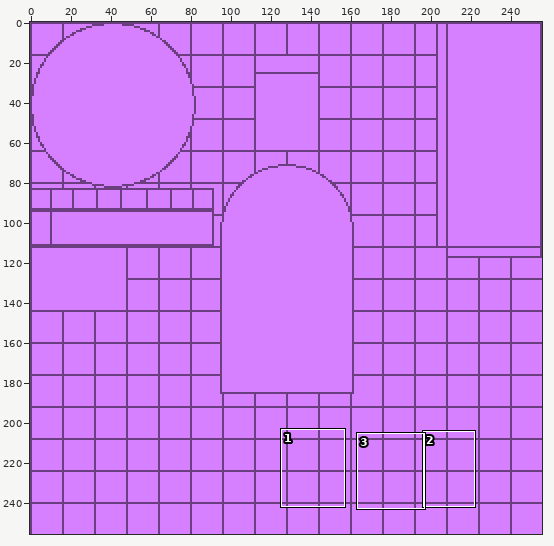
Sprite sheet -- TMF-resources/TheMinersFriend/machines/grinderStatic.png. The first picture is a wide view before the edit; the outline marks the close-up.
Close-up. As it was:
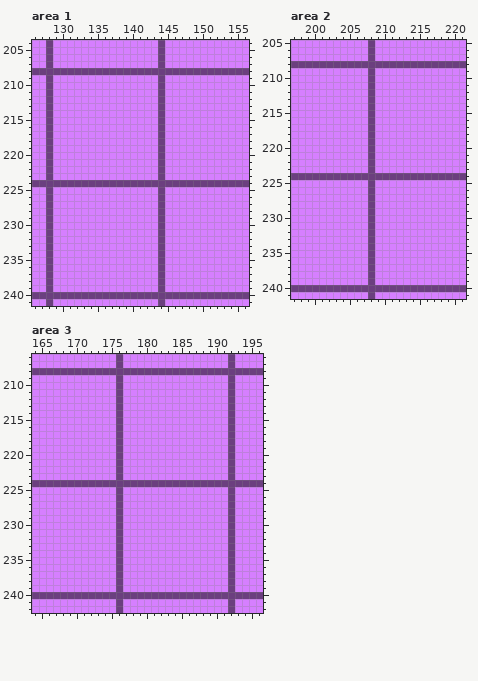
The file is 256x256 pixels. Shown: area 1: x 126..156, y 204..241; area 2: x 197..221, y 205..241; area 3: x 164..196, y 206..242. The commit also changed other parts of the picture, which this record leaves out.
After the commit:
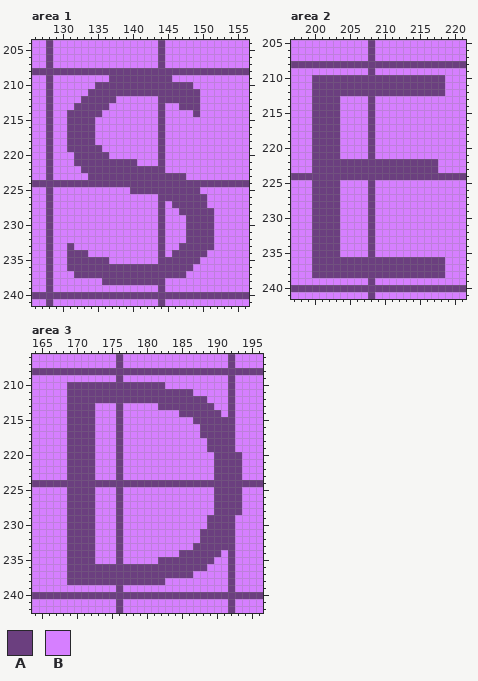
Palette (. is transparent): A #6b3f7f  B #d67fff
What changed:
Area 1:
The author changed colour B to colour A in row 209 at x 137 to 143 and 145; in row 210 at x 135 to 143 and 145 to 148; in row 211 at x 134 to 143 and 145 to 149; in row 212 at x 133 to 137 and 145 to 149; in row 213 at x 132 to 136 and 147 to 149; in row 214 at x 131 to 135 and 149.
The author changed colour B to colour A in rows 215 to 218 at x 131 to 134; in row 219 at x 131 to 135; in row 220 at x 132 to 136; in row 221 at x 132 to 140; in row 222 at x 133 to 143; in row 223 at x 134 to 143 and 145 to 147.
The author changed colour B to colour A in row 225 at x 140 to 143 and 145 to 149; in row 226 at x 145 to 150; in row 227 at x 146 to 150; in row 228 at x 147 to 151; in rows 229 to 232 at x 148 to 151; in row 233 at x 131 and 147 to 151.
The author changed colour B to colour A in row 234 at x 131 to 133 and 146 to 150; in row 235 at x 131 to 136 and 145 to 149; in row 236 at x 131 to 143 and 145 to 148; in row 237 at x 132 to 143 and 145 to 147; in row 238 at x 136 to 143.
Area 2:
The author changed colour B to colour A in rows 210 to 212 at x 200 to 207 and 209 to 218; in rows 213 to 221 at x 200 to 203; in rows 222 to 223 at x 200 to 207 and 209 to 217; in rows 225 to 235 at x 200 to 203; in rows 236 to 238 at x 200 to 207 and 209 to 218.
Area 3:
The author changed colour B to colour A in row 210 at x 169 to 175 and 177 to 182; in row 211 at x 169 to 175 and 177 to 186; in row 212 at x 169 to 175 and 177 to 188; in row 213 at x 169 to 172 and 182 to 189; in row 214 at x 169 to 172 and 185 to 190; in row 215 at x 169 to 172 and 187 to 191.
The author changed colour B to colour A in rows 216 to 217 at x 169 to 172 and 188 to 191; in rows 218 to 219 at x 169 to 172 and 189 to 191; in rows 220 to 223 at x 169 to 172, 190 to 191 and 193; in rows 225 to 228 at x 169 to 172, 190 to 191 and 193; in rows 229 to 230 at x 169 to 172 and 189 to 191; in rows 231 to 232 at x 169 to 172 and 188 to 191.
The author changed colour B to colour A in row 233 at x 169 to 172 and 187 to 191; in row 234 at x 169 to 172 and 185 to 190; in row 235 at x 169 to 172 and 182 to 189; in row 236 at x 169 to 175 and 177 to 188; in row 237 at x 169 to 175 and 177 to 186; in row 238 at x 169 to 175 and 177 to 182.
Where, in picture pixels (left, top, right, bottom), the same in both close-ups:
changed: (67, 75, 214, 285)
changed: (312, 75, 445, 278)
changed: (67, 382, 242, 585)
